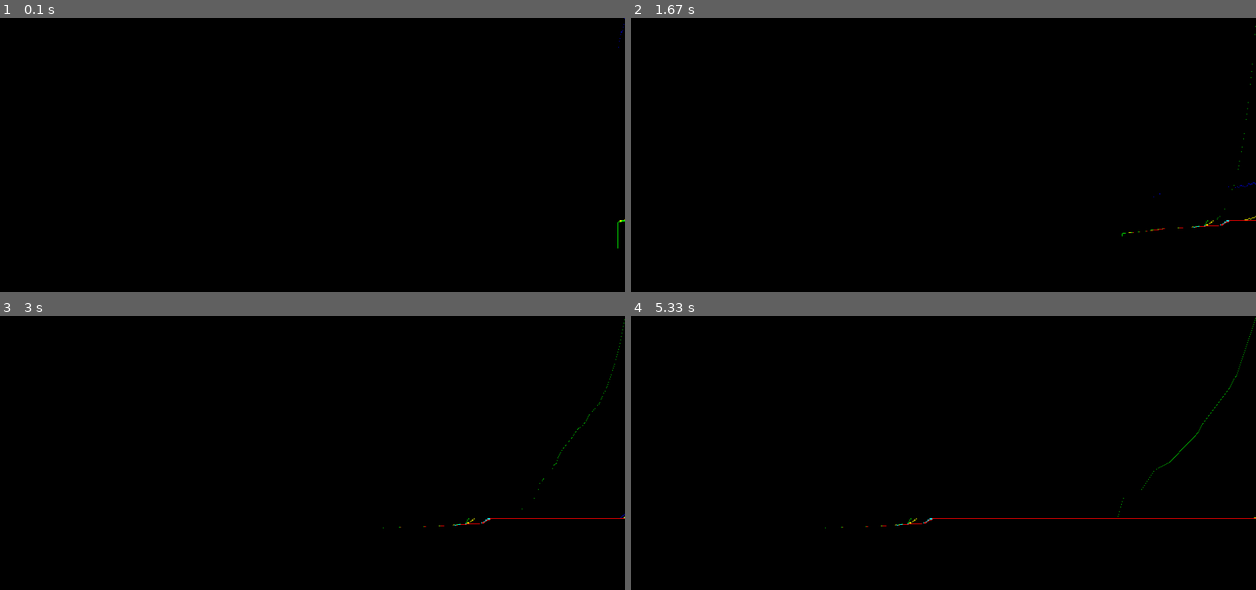
Above: before the commit, frames 1-4 (two rows, left to right).
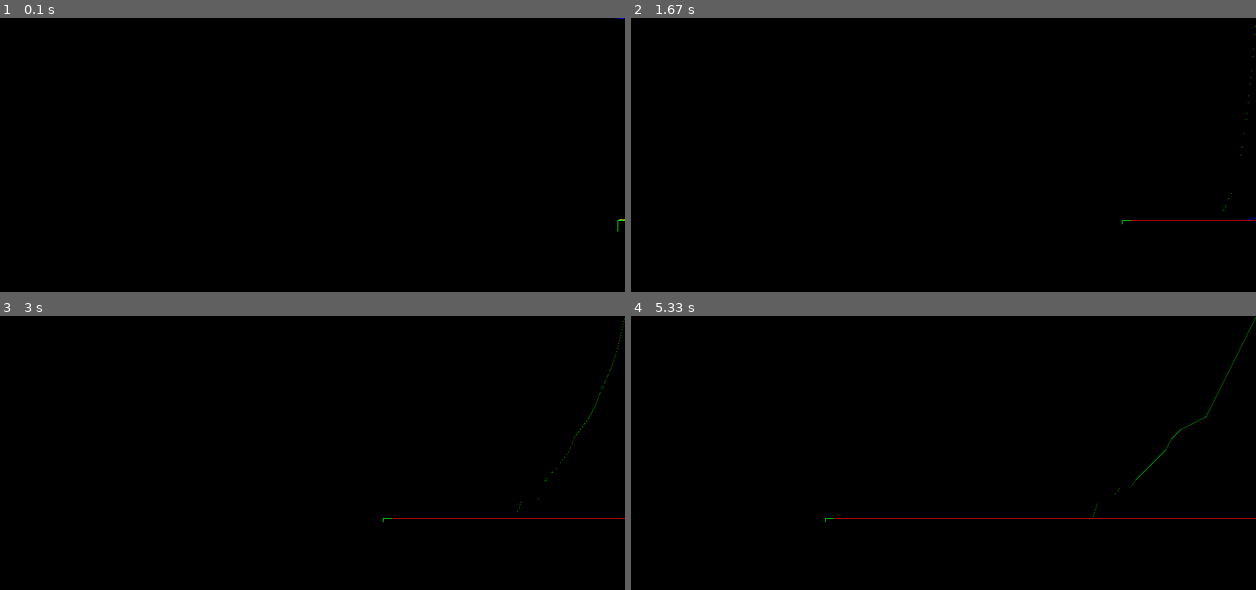
Above: after the commit, the same moments.

Repository: troncosoae/proy-ctrl-intel
Game: pygame game, started from main.py
The game is run twice, just before and just after one commit, with the same random seed, the same clock (stepped at 60 frames per second) and the same inputs.
Inputs:
- Up to frame 1 (0.1 s): no input
- Up to frame 2 (1.67 s): no input
- Up to frame 3 (3 s): no input
- Up to frame 4 (5.33 s): no input

The runs differ from the first frame. In frame 1, less than 0.1% of the frame differs, in the area x 98-100%, y 0-85%; in frame 2, 0.2%; in frame 3, 0.2%; in frame 4, 0.3%, in the area x 31-100%, y 0-78%.

Commit message:
idnex box added and outperformins peper ctrl

Diff:
--- a/System/MeasuringBoxes.py
+++ b/System/MeasuringBoxes.py
@@ -62,3 +62,24 @@
         data_df = pd.DataFrame(data)
 
         data_df.to_csv(path)
+
+
+class IndexTracker(SimulationBox):
+    def __init__(self, key, Ts):
+        inputs_keys = ['P_g', 'P_r']
+        outputs_keys = ['J1']
+        super().__init__(key, inputs_keys, outputs_keys)
+
+        self.Ts = Ts
+        self.j1 = 0
+
+    def advance(self, input_values):
+        super().advance(input_values)
+        P_g = input_values['P_g']
+        P_r = input_values['P_r']
+
+        self.j1 += self.Ts*(P_r - P_g)**2
+
+        return {
+            'J1': self.j1
+        }
--- a/main.py
+++ b/main.py
@@ -6,7 +6,7 @@
     DriveTrainModel, GeneratorConverterModel, \
     RandomWindModel, StepWindModel, ConstantWindModel
 from Simulation.PygameBoxes import PlottingTurbineWindow
-from System.MeasuringBoxes import PlottingMeasurer
+from System.MeasuringBoxes import PlottingMeasurer, IndexTracker
 from Control.ControlBoxes import PaperController, ExpertPID
 from FuzzyToolbox.Control import FuzzyPID
 
@@ -22,10 +22,10 @@
 
     sim = Simulation()
 
-    wind_model = RandomWindModel('wind_model', Ts)
+    # wind_model = RandomWindModel('wind_model', Ts)
     # wind_model = StepWindModel('wind_model', Ts, 1)
     # wind_model = ConstantWindModel('wind_model', 8)
-    # wind_model = ConstantWindModel('wind_model', 18)
+    wind_model = ConstantWindModel('wind_model', 18)
     # wind_model = ConstantWindModel('wind_model', 0.001)
     blade_pitch_system = BladePitchSystem('bp_sys', Ts)
     drive_train_model = DriveTrainModel(
@@ -42,8 +42,11 @@
             'theta_d',
             # 'tau_gm', 'P_r'
             # 'ctrl_mode',
+            'P_r',
+            'J1',
         ],
         Ts)
+    index_tracker = IndexTracker('index_tracker', Ts)
     pygame_tracker = PlottingTurbineWindow(
         'pygame', {
             # 'omega_gr': (255, 255, 255),
@@ -61,6 +64,7 @@
     sim.add_box(drive_train_model, {'tau_g': 0})
     sim.add_box(generator_converter_model, {'tau_gr': 0})
     sim.add_box(ctrl, {'omega_nom': 37.4, 'P_r': 4.8e6})
+    sim.add_box(index_tracker)
     sim.add_box(measurer)
     sim.add_box(pygame_tracker)
 
@@ -74,3 +78,6 @@
     measurer.plot_values({
         'omega_g', 'beta_m', 'beta_r'
     })
+    measurer.plot_values({
+        'J1'
+    })
